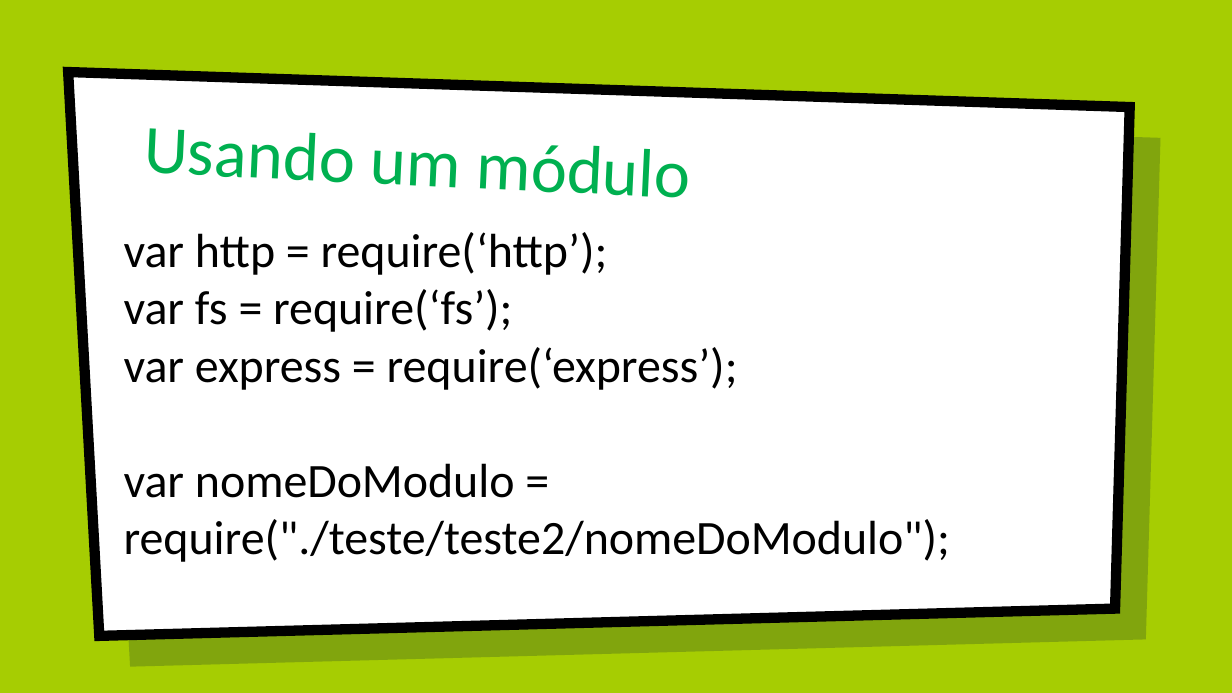
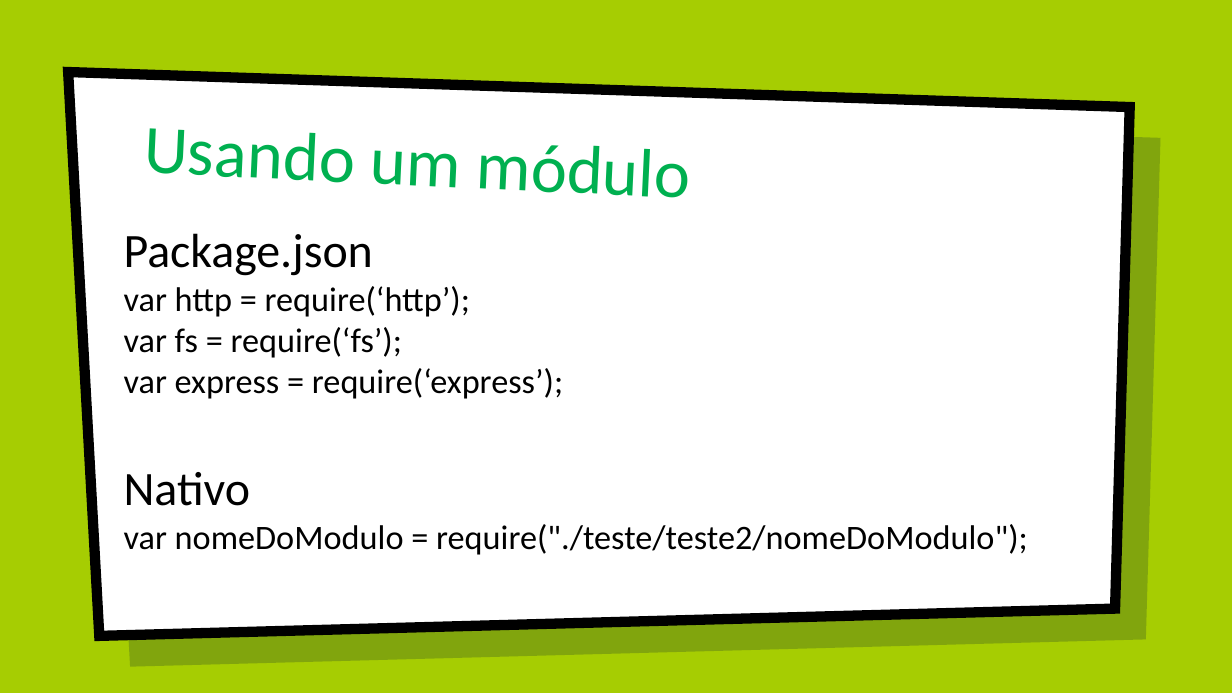
Before and after one commit to adrianlemess/Introdu-o-ao-NodeJS, a slide deck: slide 19 of Apresentacao NodeJS.pptx. Drawn at 1232x693 pixels with LibreOffice and Linux fonts; fonts in the diff are those of the drawing; background and template pictures are left out. Boxes give left, top, right and bottom in pixels: in the first picture for what was removed or moved away, otherwise in the second. Text is boxed around its words. In the diff, an @@ line names an element or a change of style, - is before the commit and + after.

```diff
--- a/Apresentacao NodeJS.pptx
+++ b/Apresentacao NodeJS.pptx
@@ text at bbox=[124, 233, 373, 276]: paragraph added @@
+Package.json
@@ text at bbox=[124, 286, 1028, 555]: size 28 to 20 pt in "var http = require(‘http’);", "var fs = require(‘fs’);", "var express = require(‘express’);", "var nomeDoModulo = require("./teste/teste2/nomeDoModulo");" @@
@@ text at bbox=[124, 472, 250, 506]: paragraph added @@
+Nativo
```
Also in this commit, not shown: 6 other slides changed, 1 slide added.
